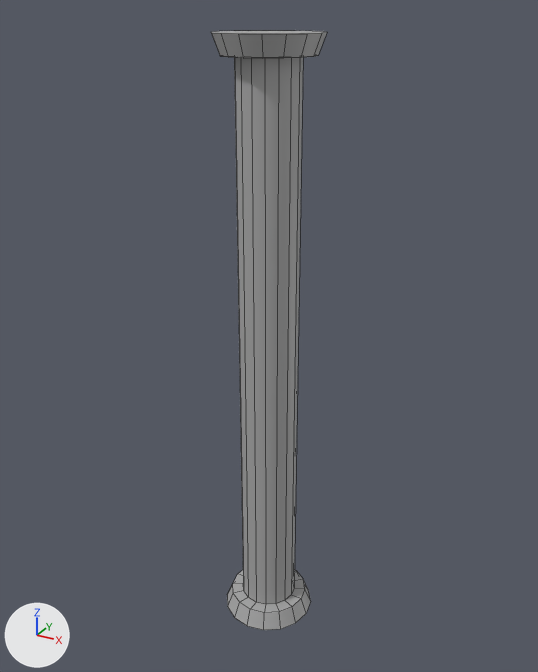
The FBX model Assets/Theo/Assets/Stone_Pillar.fbx: old version first, new version second.
Camera for both pictures: a 50 mm camera at (4.26, -7.73, 8.23) aimed at (-0.07, 0.13, 4.3). The lights are fixed; the arrows at lower left show +X, +Y and +Z. Mesh edges are drawn as thin lines. Where no turn or scale is listed for an object, it has been applied to the vertices.

Objects in the first picture: 'Stone_Pillar'.
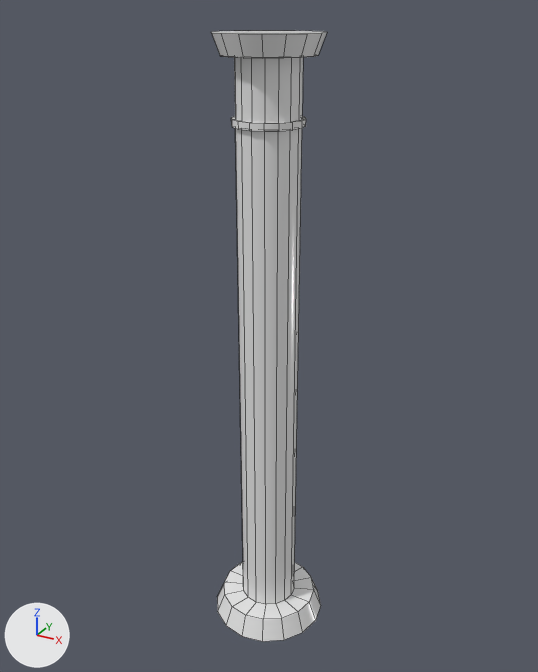
What the commit changed:
Material 'M_Pillar' (mat_m_pillar) is new.
Its base color is (0.8, 0.8, 0.8) (white #e7e7e7).
Its roughness is 0.2.
me_mesh is used by ob_stone_pillar; location (0.0, 0.0, 0.0).
me_mesh had 96 vertices, 82 faces and spanned x -0.64..0.64, y -0.64..0.64, z 0.0..8.0.
me_mesh now has 160 vertices, 146 faces and spans x -0.8..0.8, y -0.8..0.8, z -0.06..8.0.
Part 1, on me_mesh:
16 faces are deleted.
32 vertices move from x -0.64..0.64, y -0.64..0.64, z 0.0..0.24 to x -0.8..0.8, y -0.8..0.8, z -0.06..0.24.
16 vertices are added at x -0.43..0.43, y -0.43..0.43, z 7.0.
16 new vertices lie (0.0, 0.0, 6.77) away from vertices in x -0.39..0.39, y -0.39..0.39, z 0.24.
16 new vertices lie (0.0, 0.0, -0.68) away from vertices in x -0.39..0.39, y -0.39..0.39, z 7.76.
16 new vertices lie (0.0, 0.0, 0.09) away from vertices in x -0.43..0.43, y -0.43..0.43, z 7.0.
80 new faces join them.
me_mesh part 2: 66 faces spanning x -0.8..0.8, y -0.8..0.8, z -0.06..8.0 switch from mat_standardsurface2 (grey #aaaaaa) to mat_m_pillar (white #e7e7e7).

Location of each change, [x1, y1, x2, y2] in pixels of the pictures (538 x 672 px):
'Stone_Pillar', reshaped
    before: [211, 30, 327, 630]
    after: [211, 30, 327, 642]
part 1 of me_mesh, built on
    before: [234, 57, 303, 605]
    after: [231, 57, 306, 605]
part 2 of me_mesh, recoloured
    both: [211, 30, 327, 614]
